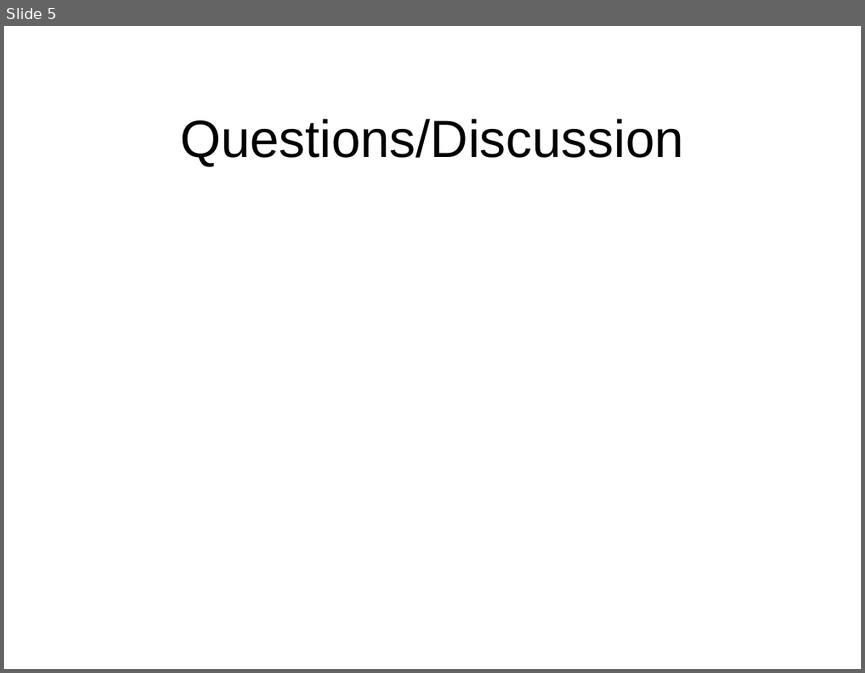
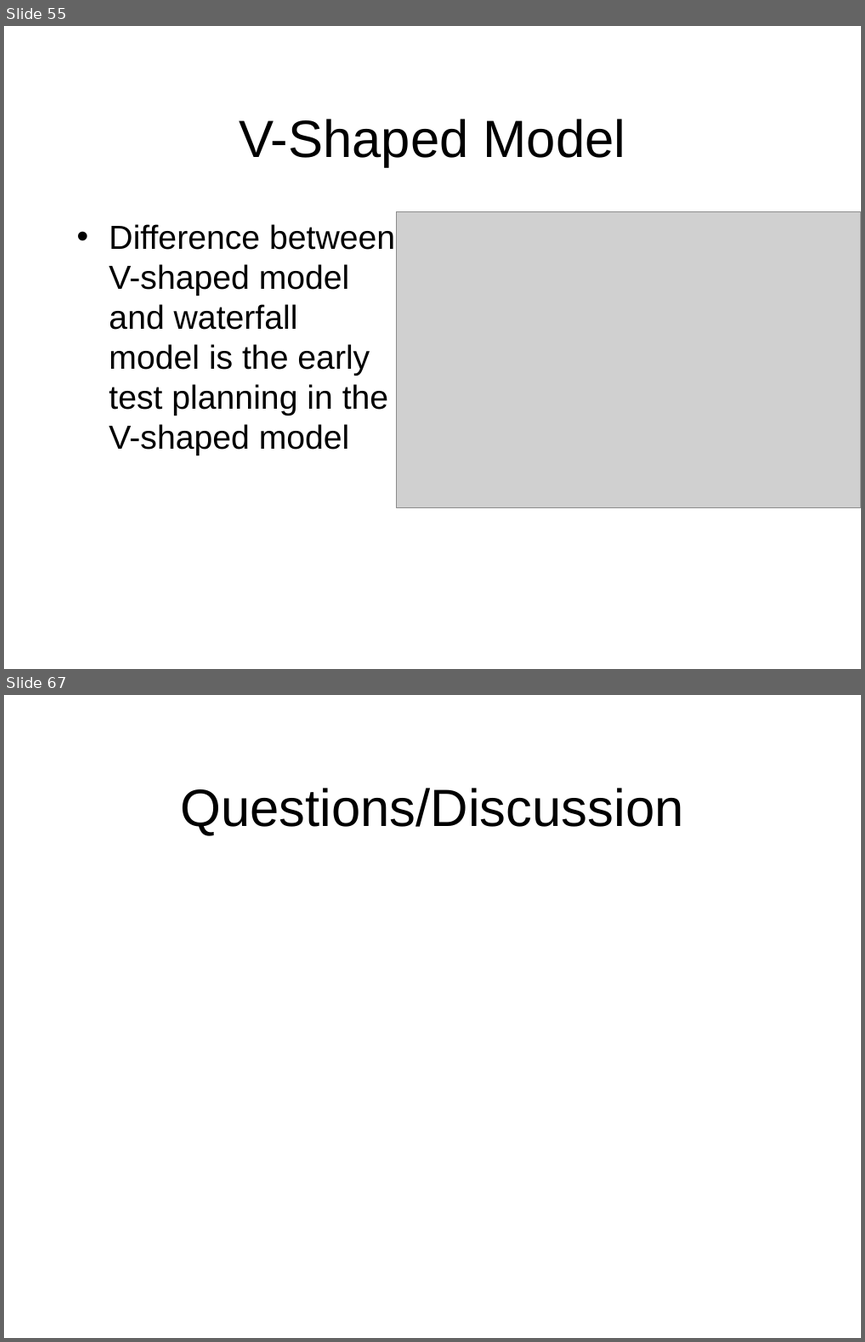
Before and after one commit to octaviordz/zjnu2017.github.io, a slide deck: OOAD/lectures/080--Processes.pptx. Shown one above the other, each under a label of ours: slide 5 before the commit, slides 55 and 67 after it; the slides between them are not shown. The pictures are 865x673 and 865x1342 pixels, drawn with LibreOffice and Linux fonts; fonts in the diff are those of the drawing; grey boxes stand for pictures. Boxes give left, top, right and bottom in pixels: in the first picture for what was removed or moved away, otherwise in the second. Text is boxed around its words. In the diff, an @@ line names an element or a change of style, - is before the commit and + after.

```diff
--- a/OOAD/lectures/080--Processes.pptx
+++ b/OOAD/lectures/080--Processes.pptx
@@ slide 55 added at box(4, 26, 861, 669), background #FFFFFF @@
@@ title added at box(239, 119, 626, 167), 44 pt, text #000000 @@
+V-Shaped Model
@@ text added at box(109, 224, 395, 455), 28 pt, text #000000 @@
+• Difference between V-shaped model and waterfall model is the early test planning in the V-shaped model
@@ picture added at box(397, 212, 861, 509) @@
@@ what was slide 5 is now slide 67 @@
```
Also in this commit, not shown: 3 slides changed, 63 other slides added, 6 other files.
